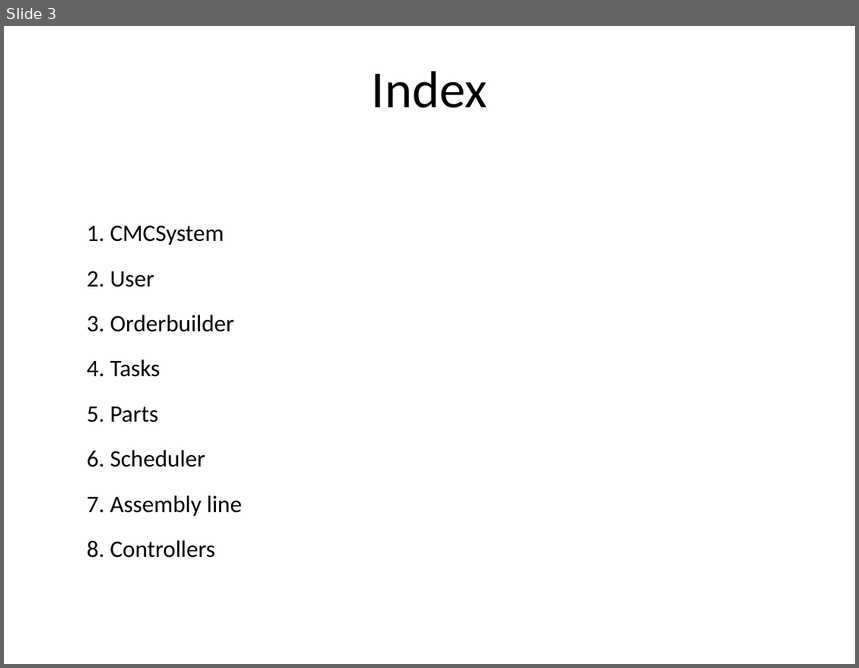
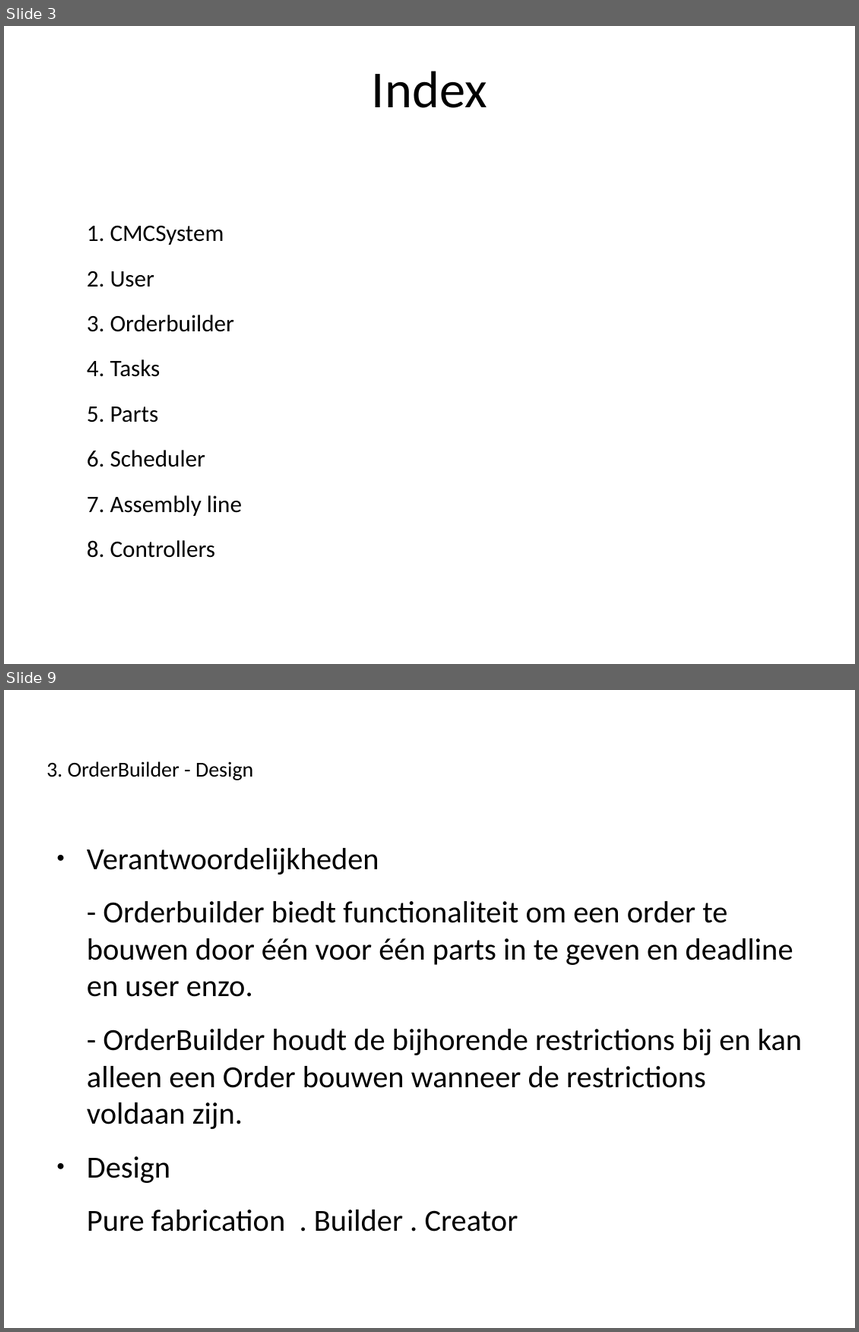
Before and after one commit to Novarg1/SWOP21, a slide deck: presentatie/Presentatie_Iteratie3.odp. Shown one above the other, each under a label of ours: slide 3 before the commit, slides 3 and 9 after it; the slides between them are not shown. The pictures are 859x668 and 859x1332 pixels, drawn with LibreOffice and Linux fonts; fonts in the diff are those of the drawing. Boxes give left, top, right and bottom in pixels: in the first picture for what was removed or moved away, otherwise in the second. Text is boxed around its words. In the diff, an @@ line names an element or a change of style, - is before the commit and + after.

```diff
--- a/presentatie/Presentatie_Iteratie3.odp
+++ b/presentatie/Presentatie_Iteratie3.odp
@@ slide 9 added at <box>4,690,855,1328</box>, background #FFFFFF @@
@@ title added at <box>47,761,253,780</box>, 18 pt, text #000000 @@
+3. OrderBuilder - Design
@@ text added at <box>87,848,802,1232</box>, 26 pt, text #000000 @@
+● Verantwoordelijkheden
+- Orderbuilder biedt functionaliteit om een order te bouwen door één voor één parts in te geven en deadline en user enzo.
+- OrderBuilder houdt de bijhorende restrictions bij en kan alleen een Order bouwen wanneer de restrictions voldaan zijn.
+● Design
+Pure fabrication . Builder . Creator
```
Also in this commit, not shown: 2 slides changed, 22 other slides added.
